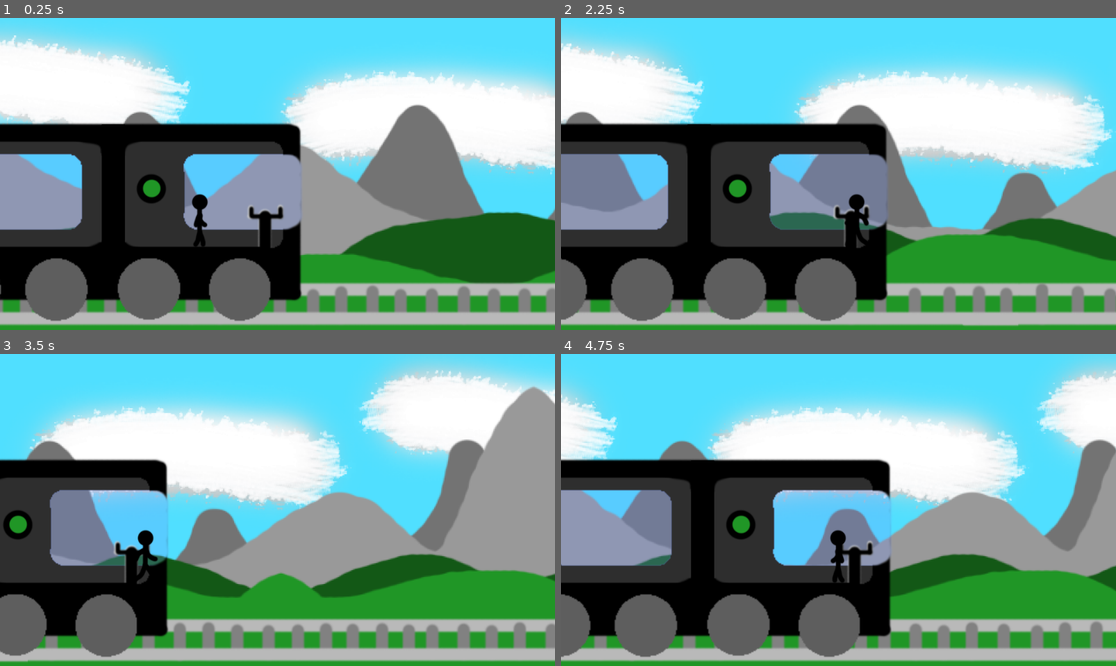
Above: before the commit, frames 1-4 (two rows, left to right).
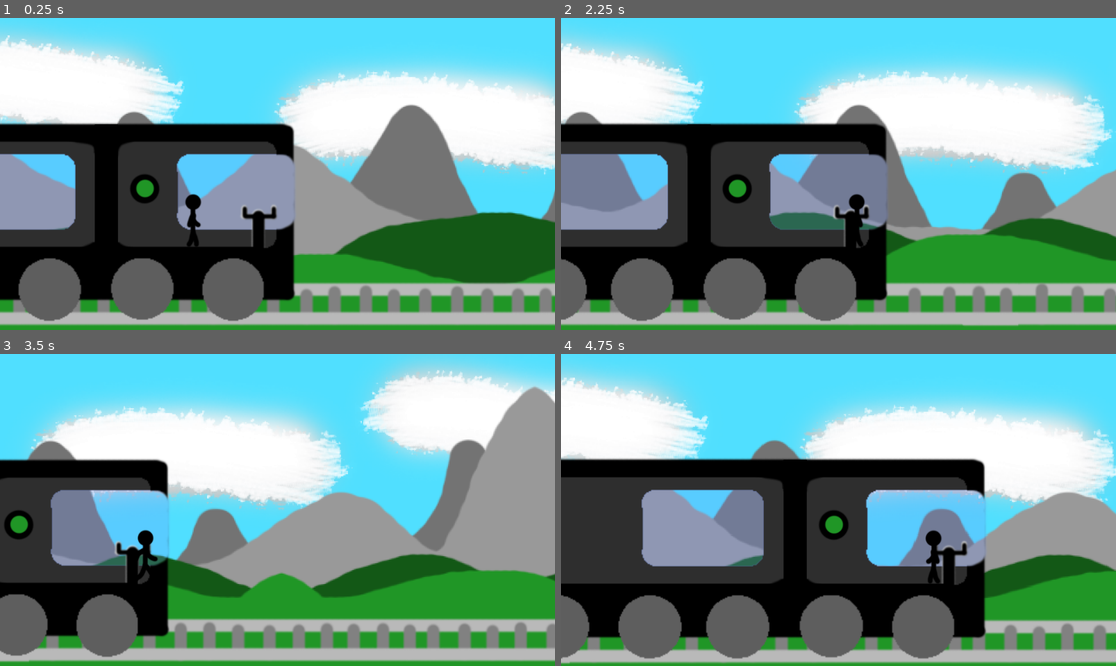
Above: after the commit, the same moments.

Repository: cullumi/unseen-passenger
Game: Godot game, scene res://Main.tscn
Two runs of this game, one before a commit and one after it. Both use one fixed random seed, a clock stepped at 60 frames per second and the inputs below.
Inputs (mouse positions are in pixels of both pictures, inside the frame that each line leads up to):
- Up to frame 1 (0.25 s): no input
- Up to frame 2 (2.25 s): move the mouse to (960, 158) at 0.52 s; hold Shift (player_sprint) 0.53-1.28 s; hold D (move_right) 0.53-2.03 s; move the mouse to (727, 189) at 1.27 s; tap Down (look_down) at 1.35 s; tap Shift (player_sprint) at 1.55 s; move the mouse to (894, 105) at 2.02 s; hold A (move_left) from 2.03 s (still down); hold Left (look_left) from 2.03 s (still down)
- Up to frame 3 (3.5 s): tap Shift (player_sprint) at 2.3, 3.05 s; move the mouse to (249, 572) at 2.77 s; release A (move_left) at 2.78 s; release Left (look_left) at 2.78 s; hold D (move_right) from 2.78 s (still down); tap Right (look_right) at 2.85 s
- Up to frame 4 (4.75 s): move the mouse to (1005, 556) at 3.52 s; hold Up (look_up) 3.53-4.28 s; tap Shift (player_sprint) at 3.8, 4.55 s; move the mouse to (672, 463) at 4.27 s; release D (move_right) at 4.28 s; hold A (move_left) from 4.28 s (still down); right-click (672, 463) at 4.35 s

The runs differ from the first frame. In frame 1, 12% of the frame differs, in the area x 0-100%, y 5-98%; in frame 2, 0.3%; in frame 3, 2.2%; in frame 4, 52%, in the area x 0-100%, y 1-100%.

Commit message:
Strafing, Autolook for Focus, and Fixed Focus Zoom
+ also UP resets recent_blinks param on the stalking state rather than upon being detected.

Diff:
--- a/The Unseen Passenger/Main.tscn
+++ b/The Unseen Passenger/Main.tscn
@@ -204,3 +204,4 @@
 "detectable",
 ] instance=ExtResource( 15 )]
 position = Vector2( -777.818, 332.34 )
+[connection signal="cam_zoom" from="Player" to="PlayerCamera" method="smooth_zoom"]
--- a/The Unseen Passenger/Parts/Audio.gd
+++ b/The Unseen Passenger/Parts/Audio.gd
@@ -80,6 +80,7 @@
 	play_sound(sound)
 
 func play_sound(sound:AudioStream, sound_player:AudioStreamPlayer=assign_sound_player()):
+	print("Playing sound...")
 	sound_player.stream = sound
 	sound_player.play()
 
@@ -90,10 +91,10 @@
 func create_sound_player():
 	var sound_player
 	sound_player = AudioStreamPlayer2D.new()
-	sound_player.max_distance = 3
-	sound_player.attenuation = .05
+	sound_player.max_distance = 1000
+	sound_player.attenuation = 1
 	sound_player.autoplay = false
-	sound_player.volume_db = -10
+	sound_player.volume_db = 0
 	return sound_player
 
 func assign_sound_player(source=self):
--- a/The Unseen Passenger/Parts/Characters/Player.gd
+++ b/The Unseen Passenger/Parts/Characters/Player.gd
@@ -99,10 +99,10 @@
 	elif event.is_action_pressed("player_sprint"):
 		if self.debug: print("Sprint!")
 		sprint = true
-		speed = sprint_speed
+#		speed = sprint_speed
 	elif event.is_action_released("player_sprint"):
 		sprint = false
-		speed = walk_speed
+#		speed = walk_speed
 	elif event.is_action_pressed("player_view_lock"):
 		lock_view = not lock_view
 	# Focus
@@ -127,6 +127,14 @@
 		limbs.animation = "Idle"
 
 func _physics_process(_delta):
+	if sprint and not is_strafing():
+		speed = sprint_speed
+	elif sprint and is_strafing():
+		speed = (walk_speed+sprint_speed)/2 * 0.95
+	elif is_strafing():
+		speed = walk_speed*0.75
+	else:
+		speed = walk_speed
 	if (!is_on_floor()):
 		velocity.y = +gravity
 	else:
@@ -139,6 +147,9 @@
 	elif velocity.x == 0 and walk_audio_loop:
 		Audio.stop_sound_loop(walk_audio_loop)
 		walk_audio_loop = null
+
+func is_strafing():
+	return (is_flipped and move_dir.x > 0) or (not is_flipped and move_dir.x < 0)
 
 func update_view():
 	var look = look_dir
@@ -167,11 +178,19 @@
 	view_changed = false
 
 func update_focus():
-	focus_detector.look_at(get_global_mouse_position())
-	if (is_flipped):
-		focus_detector.rotation_degrees = clamp(focus_detector.rotation_degrees, 90, 270)
-	else:
-		focus_detector.rotation_degrees = clamp(focus_detector.rotation_degrees, -90, 90)
+	if (is_focusing):
+		focus_detector.look_at(get_global_mouse_position())
+		var rot = focus_detector.rotation_degrees
+		if rot > 270:
+			focus_detector.rotation_degrees = rot - 270 - 90
+		elif rot < -90:
+			focus_detector.rotation_degrees = rot + 90 + 270
+		if rot >= 90 and rot <= 270:
+			if not is_flipped:
+				set_flip_h(true)
+		elif rot >= -90 and rot < 90:
+			if is_flipped:
+				set_flip_h(false)
 
 func toggle_focus(active = null):
 	if (active == null):
--- a/The Unseen Passenger/Parts/Characters/Player.tscn
+++ b/The Unseen Passenger/Parts/Characters/Player.tscn
@@ -28,7 +28,7 @@
 [node name="LimbsAS" type="AnimatedSprite" parent="Sprites"]
 frames = ExtResource( 2 )
 animation = "Running"
-frame = 2
+frame = 1
 playing = true
 
 [node name="CamPivot" type="Position2D" parent="."]
--- a/The Unseen Passenger/Parts/Characters/UPStateMachine.gd
+++ b/The Unseen Passenger/Parts/Characters/UPStateMachine.gd
@@ -104,6 +104,7 @@
 	up.speed = up.sneak_speed
 	up.limbs.animation = "Walking"
 	up.set_flip_h(false)
+	reset_param("recent_blinks")
 	print("Stalking...")
 
 # --> fleeing
@@ -118,7 +119,7 @@
 func test_stalking_waiting():
 	return status.seen and status.player_near
 func transition_stalking_waiting():
-	UpStates.set_status("cautious", false)
+	set_status("cautious", false)
 	start(WAITING)
 
 # --> approaching
--- a/The Unseen Passenger/Parts/Characters/Unseen Passenger.gd
+++ b/The Unseen Passenger/Parts/Characters/Unseen Passenger.gd
@@ -103,8 +103,8 @@
 	if debug:
 		print("detected")
 	UpStates.set_status("seen", detected)
-	if (detected):
-		UpStates.reset_param("recent_blinks")
+#	if (detected):
+#		UpStates.reset_param("recent_blinks")
 
 func _detector_started_blink():
 	UpStates.set_status("detector_blinking", true)
